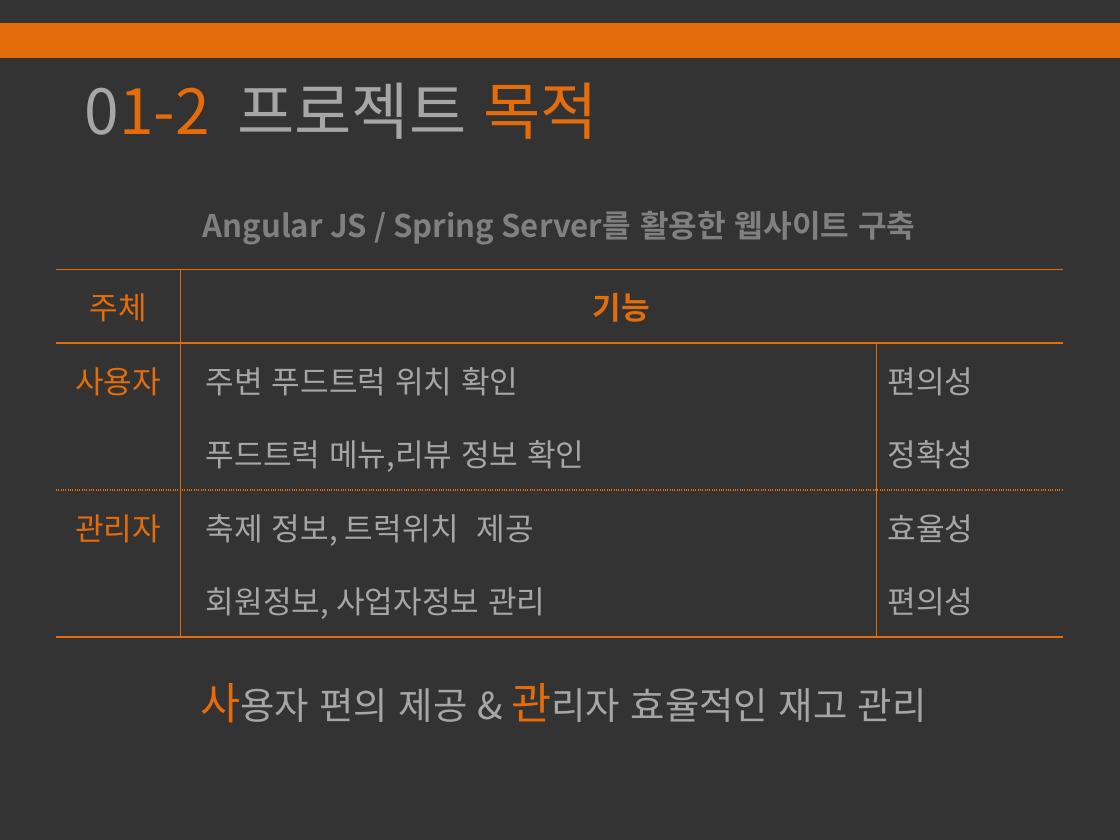
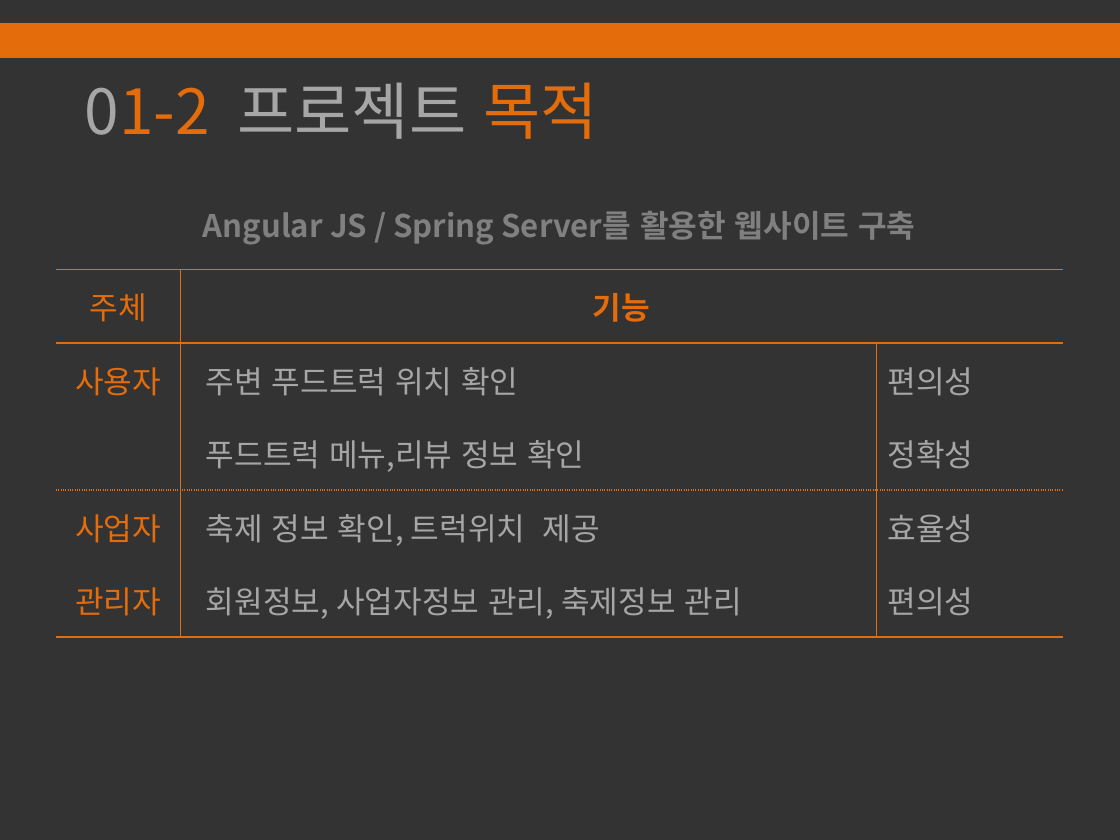
Before and after one commit to alsandwls1/food-truck-ppt, a slide deck: slide 5 of food-truckppt.pptx. Drawn at 1120x840 pixels with LibreOffice and Linux fonts; fonts in the diff are those of the drawing. Boxes give left, top, right and bottom in pixels: in the first picture for what was removed or moved away, otherwise in the second. Text is boxed around its words. In the diff, an @@ line names an element or a change of style, - is before the commit and + after.

Commit message:
modify ppt

```diff
--- a/food-truckppt.pptx
+++ b/food-truckppt.pptx
@@ table at (x1=56, y1=196, x2=1062, y2=764) @@
-row 5, column 1: 관리자
+row 5, column 1: 사업자
-row 5, column 2: 축제 정보, 트럭위치 제공
+row 5, column 2: 축제 정보 확인, 트럭위치 제공
-row 6, column 1: 
+row 6, column 1: 관리자
-row 6, column 2: 회원정보, 사업자정보 관리
+row 6, column 2: 회원정보, 사업자정보 관리, 축제정보 관리
-row 7, column 1: 사용자 편의 제공 & 관리자 효율적인 재고 관리
+row 7, column 1: 
```
Also in this commit, not shown: 8 other slides changed.
